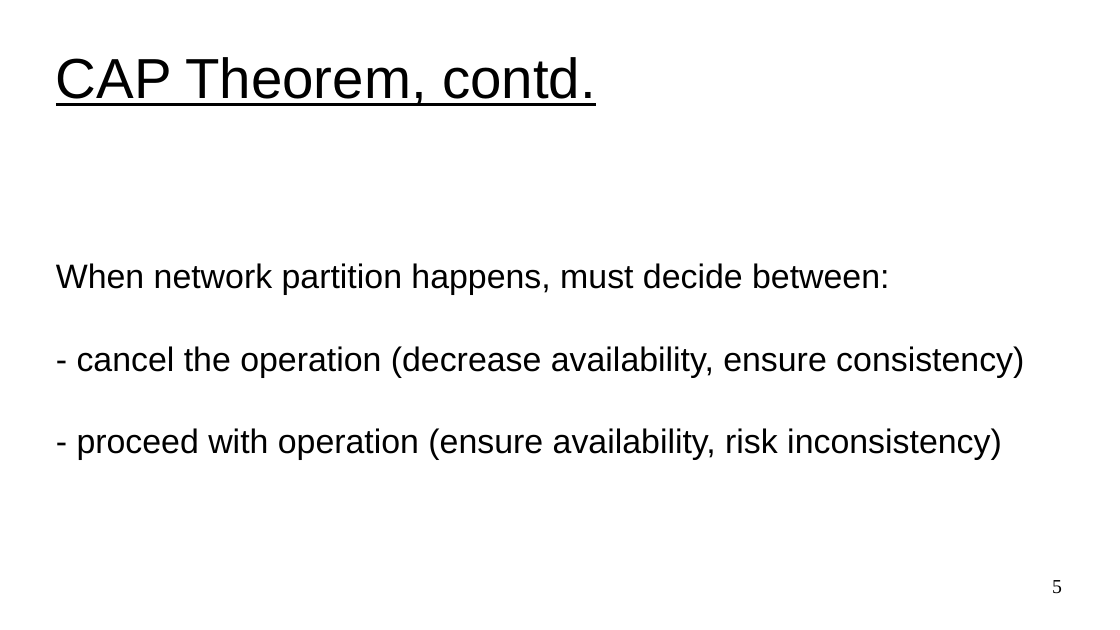
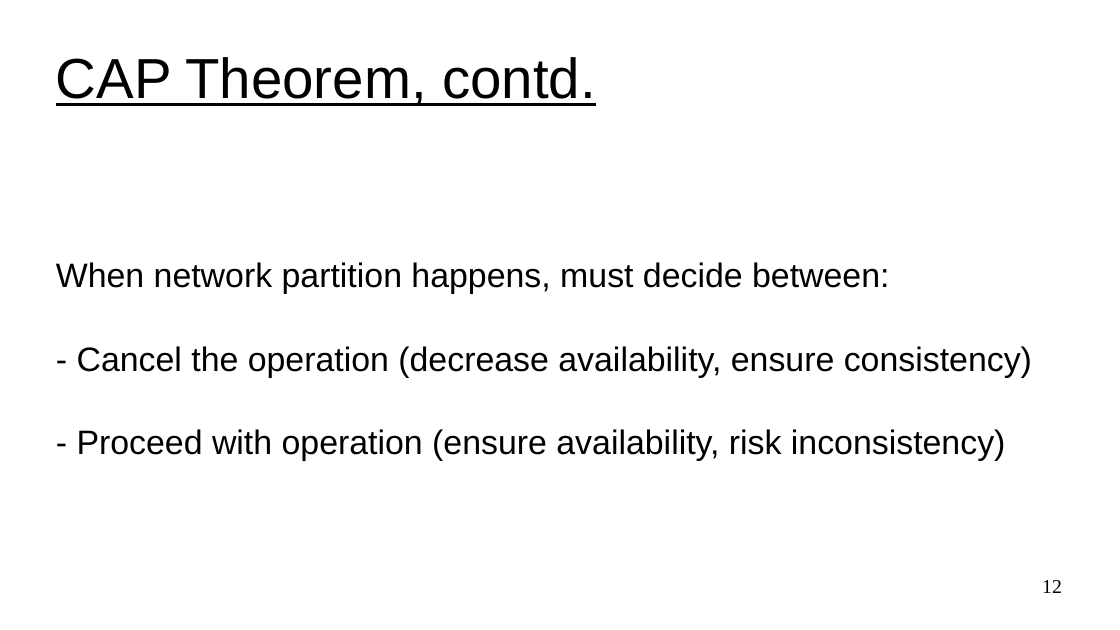
Before and after one commit to UVADS/distributed_computing, a slide deck: slide 12 of 03_dataframes_and_spark_sql/cap_theorem.ppt (slide 5 before the commit). Drawn at 1120x630 pixels with LibreOffice and Linux fonts; fonts in the diff are those of the drawing. Boxes give left, top, right and bottom in pixels: in the first picture for what was removed or moved away, otherwise in the second. Text is boxed around its words. In the diff, an @@ line names an element or a change of style, - is before the commit and + after.

Commit message:
updates to CAP theorem

```diff
--- a/03_dataframes_and_spark_sql/cap_theorem.ppt
+++ b/03_dataframes_and_spark_sql/cap_theorem.ppt
@@ subtitle at [77,346,1032,461]: text changed @@
-- cancel the operation (decrease availability, ensure consistency)
-- proceed with operation (ensure availability, risk inconsistency)
+- Cancel the operation (decrease availability, ensure consistency)
+- Proceed with operation (ensure availability, risk inconsistency)
@@ page number at [1042,580,1062,593]: text changed @@
-5
+12
```
Also in this commit, not shown: 5 other slides changed, 7 slides added, 2 other files.
